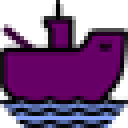
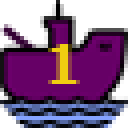
Two versions of the same layered image (128x128). Layer-by-layer changes:
added layer "1 copy" in group "New" over box(48, 44, 80, 84)
